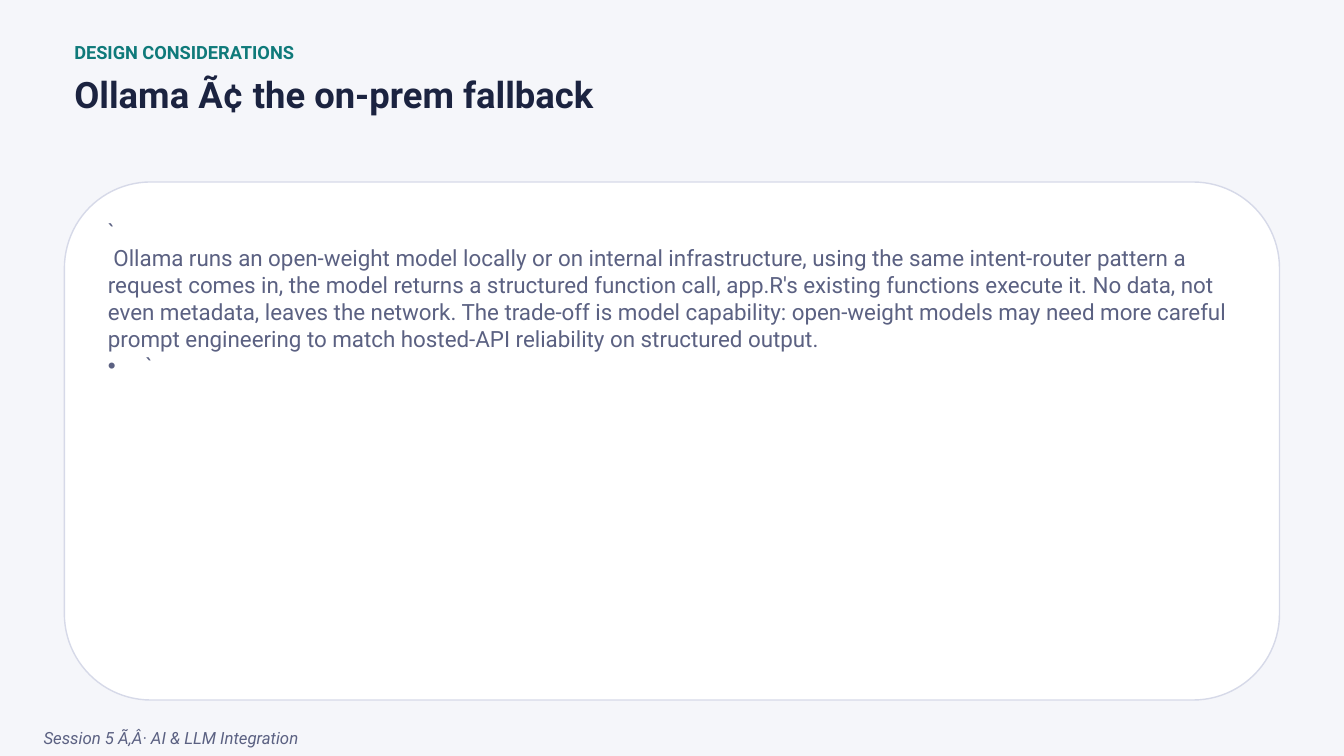
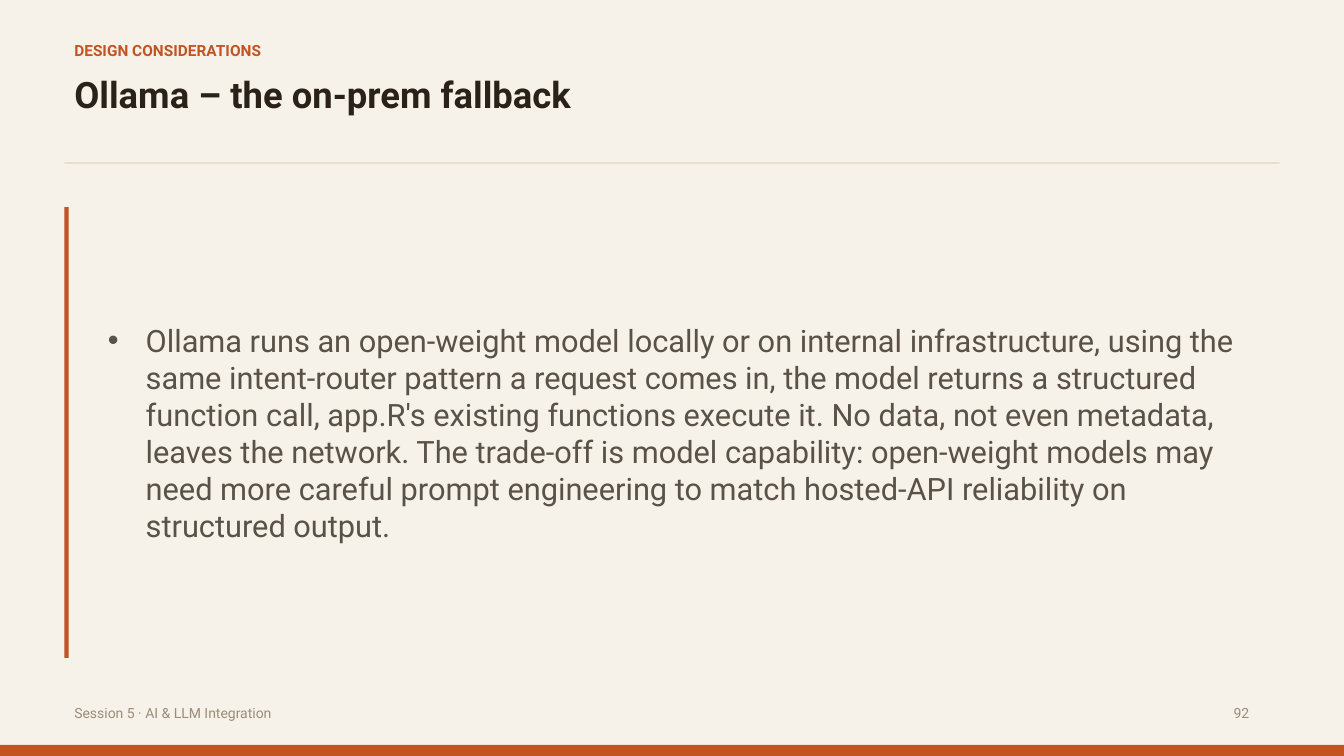
Before and after one commit to itsmdivakaran/IASCT-RShiny-Workshop, a slide deck: slide 91 of IASCT_Shiny_Workshop.pptx (slide 92 before the commit). Drawn at 1344x756 pixels with LibreOffice and Linux fonts; fonts in the diff are those of the drawing. Boxes give left, top, right and bottom in pixels: in the first picture for what was removed or moved away, otherwise in the second. Text is boxed around its words. In the diff, an @@ line names an element or a change of style, - is before the commit and + after.

```diff
--- a/IASCT_Shiny_Workshop.pptx
+++ b/IASCT_Shiny_Workshop.pptx
@@ background #F5F6FA to #F6F1E9 @@
@@ text "DESIGN CONSIDERATIONS" at [74,45,261,56]: size 13 to 11 pt, text colour #0F7A7A to #C25422 @@
@@ text at [74,80,571,116]: text changed; text colour #1B2340 to #2A2118 @@
-Ollama Ã¢ the on-prem fallback
+Ollama – the on-prem fallback
@@ rectangle added at [65,162,1280,163], fill #E0D5C3 @@
@@ rounded rectangle removed at [65,182,1280,701] @@
@@ rectangle added at [65,208,69,658], fill #C25422 @@
@@ text "Ollama runs an open-weight model ..." at [146,328,1233,544]: vertical alignment top to middle @@
@@ text at [146,328,1233,544]: text changed; size 16 to 22 pt; text colour #5B6182 to #5A5248 @@
-• `
-  Ollama runs an open-weight model locally or on internal infrastructure, using the same intent-router pattern a request comes in, the model returns a structured function call, app.R's existing functions execute it. No data, not even metadata, leaves the network. The trade-off is model capability: open-weight models may need more careful prompt engineering to match hosted-API reliability on structured output.
-  `
+• Ollama runs an open-weight model locally or on internal infrastructure, using the same intent-router pattern a request comes in, the model returns a structured function call, app.R's existing functions execute it. No data, not even metadata, leaves the network. The trade-off is model capability: open-weight models may need more careful prompt engineering to match hosted-API reliability on structured output.
@@ text at [74,708,271,721]: text changed; size 12 to 10 pt; text colour #5B6182 to #9B8C79; italic off @@
-Session 5 Ã‚Â· AI & LLM Integration
+Session 5 · AI & LLM Integration
@@ text added at [1234,708,1250,718], 10 pt, text #9B8C79 @@
+92
@@ rectangle added at [0,745,1344,756], fill #C25422 @@
```
Also in this commit, not shown: 105 other slides changed, 2 slides removed.
